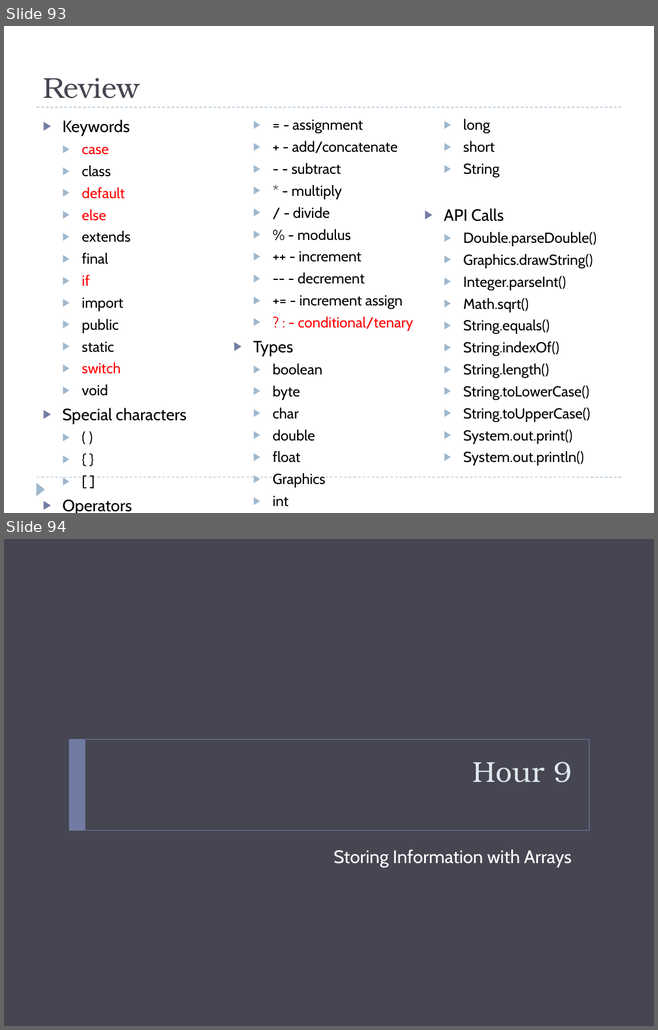
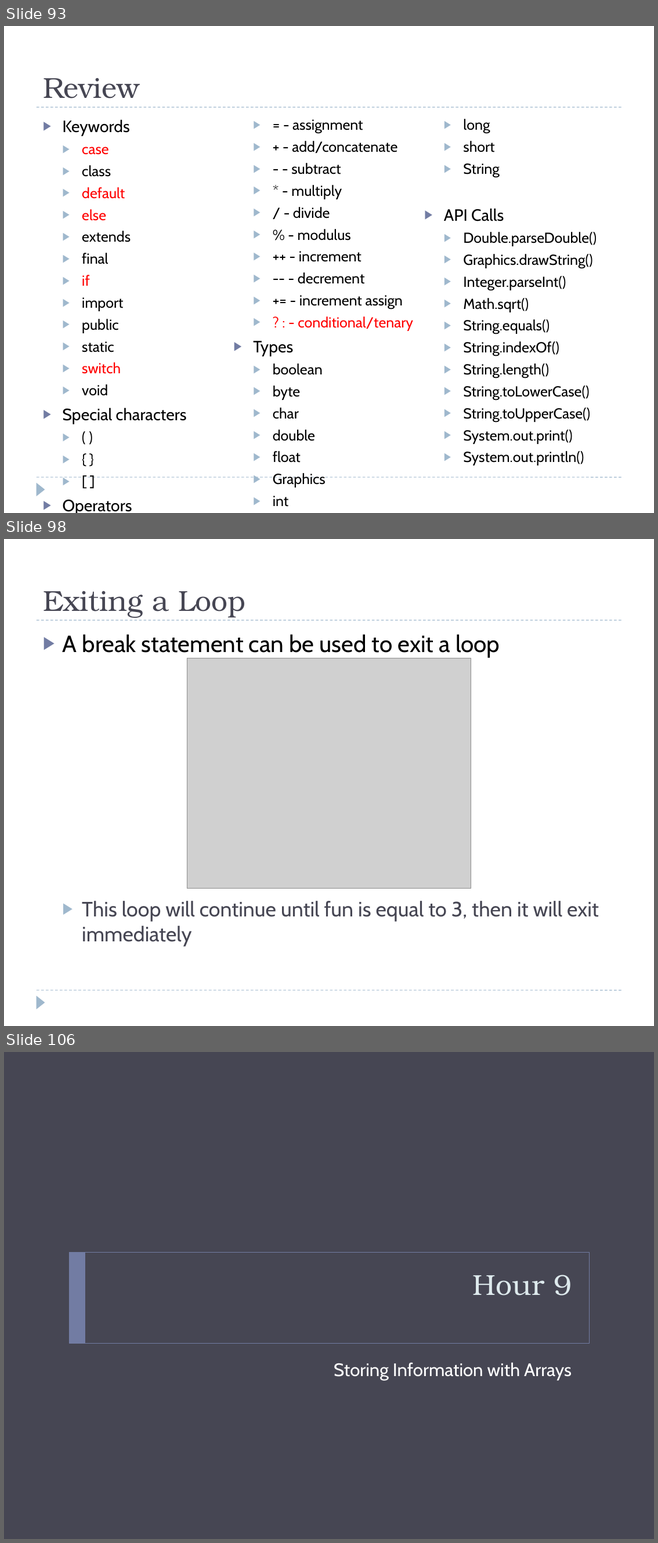
Before and after one commit to bcraig108/JavaClass_2013_Summer, a slide deck: Introduction to Java Programming.pptx. Shown one above the other, each under a label of ours: slides 93 and 94 before the commit, slides 93, 98 and 106 after it; the slides between them are not shown. The pictures are 658x1030 and 658x1543 pixels, drawn with LibreOffice and Linux fonts; fonts in the diff are those of the drawing; grey boxes stand for pictures; background and template pictures are left out. Boxes give left, top, right and bottom in pixels: in the first picture for what was removed or moved away, otherwise in the second. Text is boxed around its words. In the diff, an @@ line names an element or a change of style, - is before the commit and + after.

```diff
--- a/Introduction to Java Programming.pptx
+++ b/Introduction to Java Programming.pptx
@@ slide 98 added at <box>4,539,654,1026</box>, background #FFFFFF; not listed: 3 template elements that a slide beside it also shows @@
@@ title added at <box>43,591,245,618</box>, 32 pt, text #464653 @@
+Exiting a Loop
@@ text added at <box>63,634,598,946</box>, 23 pt, text #464653 @@
+▶ A break statement can be used to exit a loop
+  ▶ This loop will continue until fun is equal to 3, then it will exit immediately
@@ picture added at <box>187,658,470,889</box> @@
@@ what was slide 94 is now slide 106 @@
```
Also in this commit, not shown: 12 other slides added, 1 slide removed, 1 other file.
